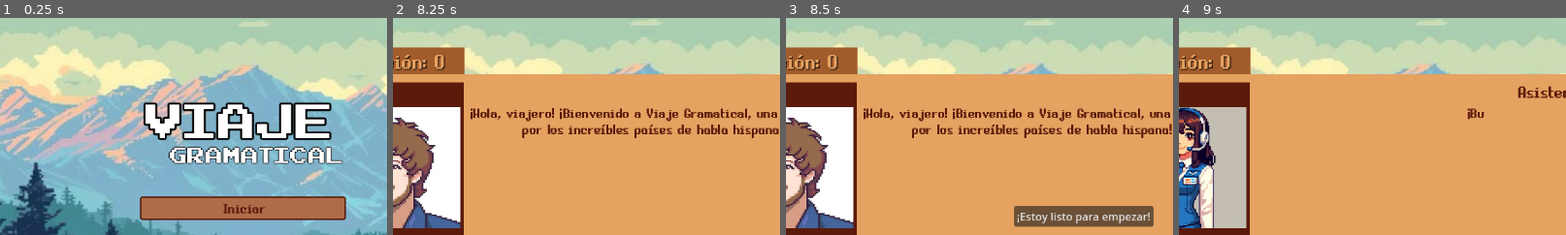
Above: before the commit, frames 1-4 (left to right).
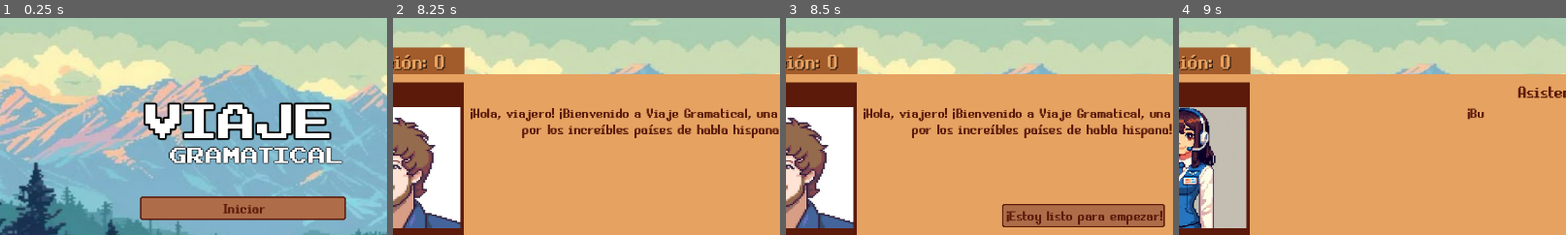
Above: after the commit, the same moments.

Repository: asvsz/viaje-gramatical
Game: Godot game, scene res://main.tscn
Same seed, same stepped clock (60 frames per second), same inputs: the game is played once before the commit and once after it.
Inputs:
- Up to frame 1 (0.25 s): no input
- Up to frame 2 (8.25 s): click "Iniciar" at 0.5 s; tap Enter (ui_accept) at 1.25, 1.52, 2.27, 3.77, 4.52, 5.27, 5.75, 6.77, 7.25, 7.52, 8 s
- Up to frame 3 (8.5 s): tap Enter (ui_accept) at 8.27 s
- Up to frame 4 (9 s): click "¡Estoy listo para empezar!" at 8.75 s
The pictures show only the part of the screen within x 19-69%, y 12-61%; the shares and areas given below are measured in that part.

Frames 1-2 are identical in both runs. In frame 3, 4.5% of the frame differs, in the area x 55-98%, y 85-97%; in frame 4, nothing differs.

Commit message:
styles: mudança no tema dos botões

Diff:
--- a/scenes/dialogo.tscn
+++ b/scenes/dialogo.tscn
@@ -118,12 +118,15 @@
 
 [node name="Button" type="Button" parent="ColorRect/HBoxContainer/VBoxContainer/VBoxContainer"]
 layout_mode = 2
+theme = ExtResource("4_c3u86")
 
 [node name="Button2" type="Button" parent="ColorRect/HBoxContainer/VBoxContainer/VBoxContainer"]
 layout_mode = 2
+theme = ExtResource("4_c3u86")
 
 [node name="Button3" type="Button" parent="ColorRect/HBoxContainer/VBoxContainer/VBoxContainer"]
 layout_mode = 2
+theme = ExtResource("4_c3u86")
 
 [node name="TextEdit" type="TextEdit" parent="ColorRect/HBoxContainer/VBoxContainer"]
 visible = false
